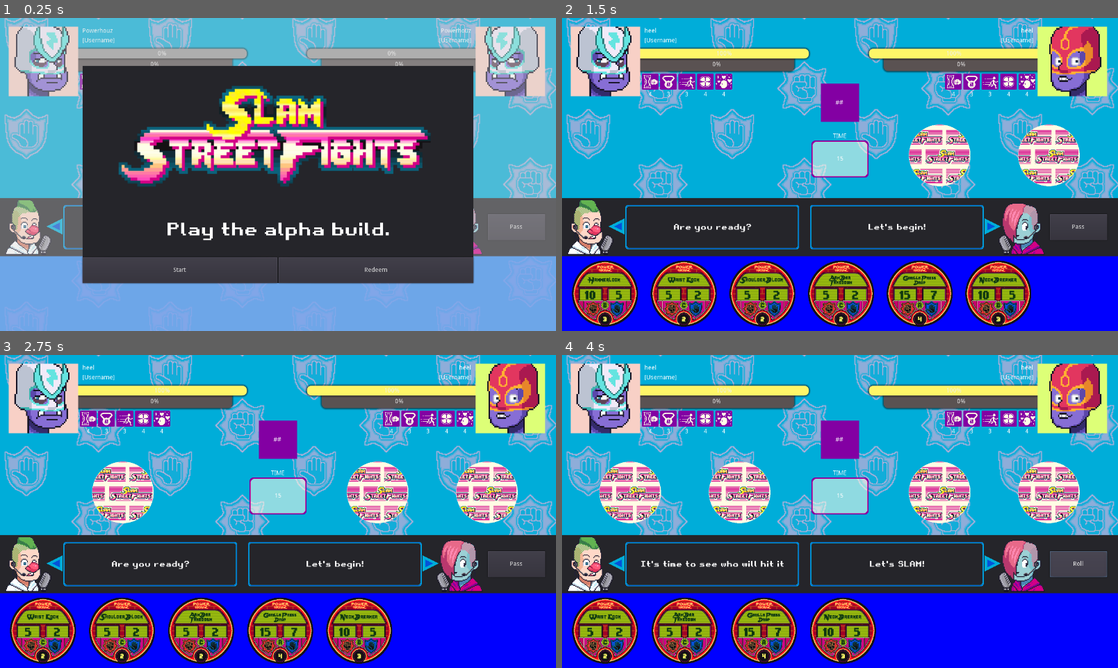
Above: before the commit, frames 1-4 (two rows, left to right).
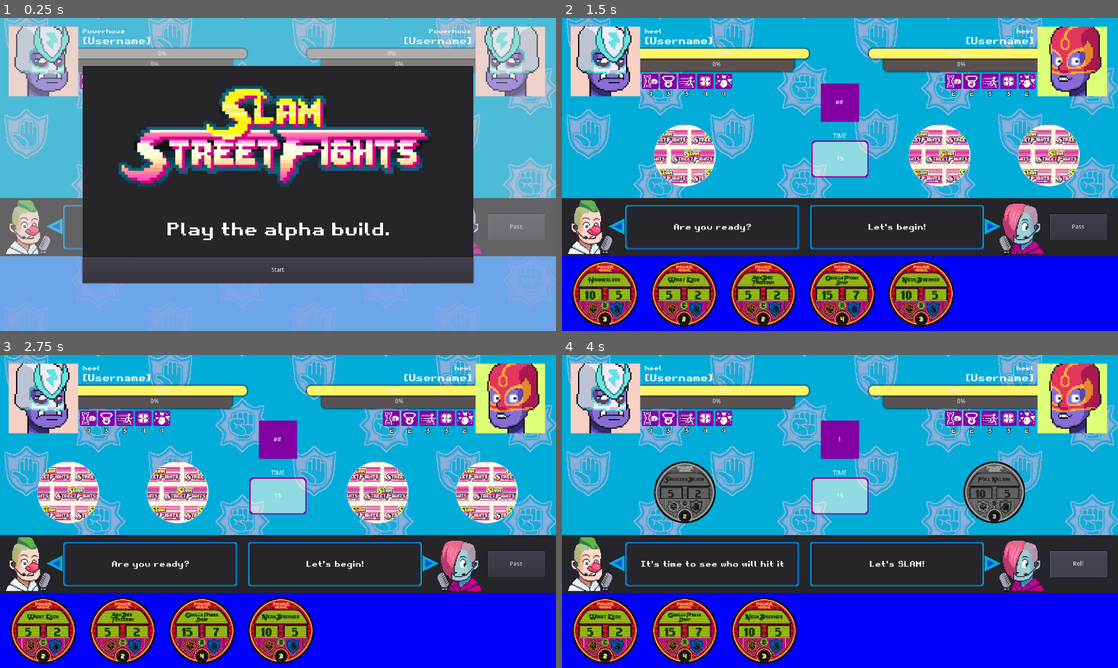
Above: after the commit, the same moments.

Repository: vyersoft/slam
Game: Godot game, scene res://GameBoard.tscn
The game is run twice, just before and just after one commit, with the same random seed, the same clock (stepped at 60 frames per second) and the same inputs.
Inputs (mouse positions are in pixels of both pictures, inside the frame that each line leads up to):
- Up to frame 1 (0.25 s): no input
- Up to frame 2 (1.5 s): click (940, 271) at 0.5 s, where only the run before the commit has a clickable "Redeem"; click (739, 271) at 1.25 s, where only the run before the commit has a clickable "Start"
- Up to frame 3 (2.75 s): click (44, 630) at 2.02 s
- Up to frame 4 (4 s): click (684, 630) at 2.77 s; click "Pass" (after the commit: "Roll") at 3.5 s

The runs differ from the first frame. In frame 1, 0.5% of the frame differs, in the area x 14-85%, y 3-85%; in frame 2, 8.6%; in frame 3, 12%; in frame 4, 14%, in the area x 6-94%, y 3-99%.

Commit message:
Improved UI. plus working replay

Diff:
--- a/GameBoard.tscn
+++ b/GameBoard.tscn
@@ -47,6 +47,21 @@
 corner_radius_bottom_right = 10
 shadow_size = 5
 
+[sub_resource type="DynamicFont" id=12]
+size = 12
+outline_size = 1
+outline_color = Color( 0.0784314, 0.0666667, 0.0784314, 1 )
+font_data = ExtResource( 1 )
+
+[sub_resource type="DynamicFont" id=13]
+size = 22
+outline_color = Color( 0.0784314, 0.0666667, 0.0784314, 1 )
+font_data = ExtResource( 1 )
+
+[sub_resource type="DynamicFont" id=14]
+size = 14
+font_data = ExtResource( 1 )
+
 [sub_resource type="StyleBoxFlat" id=5]
 bg_color = Color( 0.827451, 0, 0.52549, 1 )
 corner_radius_bottom_left = 10
@@ -65,6 +80,10 @@
 corner_radius_top_left = 10
 corner_radius_bottom_left = 10
 shadow_size = 5
+
+[sub_resource type="DynamicFont" id=15]
+size = 14
+font_data = ExtResource( 1 )
 
 [sub_resource type="StyleBoxEmpty" id=9]
 
@@ -273,7 +292,7 @@
 
 [node name="TextureRect" type="TextureRect" parent="Player/Stats/Resilience"]
 margin_right = 38.0
-margin_bottom = 38.0
+margin_bottom = 36.0
 size_flags_horizontal = 3
 size_flags_vertical = 3
 texture = ExtResource( 10 )
@@ -281,11 +300,12 @@
 stretch_mode = 1
 
 [node name="Label" type="Label" parent="Player/Stats/Resilience"]
-margin_top = 42.0
-margin_right = 38.0
-margin_bottom = 56.0
-size_flags_horizontal = 3
-size_flags_vertical = 1
+margin_top = 40.0
+margin_right = 38.0
+margin_bottom = 56.0
+size_flags_horizontal = 3
+size_flags_vertical = 1
+custom_fonts/font = SubResource( 12 )
 text = "1"
 align = 1
 valign = 1
@@ -299,7 +319,7 @@
 
 [node name="TextureRect" type="TextureRect" parent="Player/Stats/Strength"]
 margin_right = 38.0
-margin_bottom = 38.0
+margin_bottom = 36.0
 size_flags_horizontal = 3
 size_flags_vertical = 3
 texture = ExtResource( 12 )
@@ -307,11 +327,12 @@
 stretch_mode = 1
 
 [node name="Label" type="Label" parent="Player/Stats/Strength"]
-margin_top = 42.0
-margin_right = 38.0
-margin_bottom = 56.0
-size_flags_horizontal = 3
-size_flags_vertical = 1
+margin_top = 40.0
+margin_right = 38.0
+margin_bottom = 56.0
+size_flags_horizontal = 3
+size_flags_vertical = 1
+custom_fonts/font = SubResource( 12 )
 text = "1"
 align = 1
 valign = 1
@@ -325,7 +346,7 @@
 
 [node name="TextureRect" type="TextureRect" parent="Player/Stats/Speed"]
 margin_right = 39.0
-margin_bottom = 38.0
+margin_bottom = 36.0
 size_flags_horizontal = 3
 size_flags_vertical = 3
 texture = ExtResource( 11 )
@@ -333,11 +354,12 @@
 stretch_mode = 1
 
 [node name="Label" type="Label" parent="Player/Stats/Speed"]
-margin_top = 42.0
+margin_top = 40.0
 margin_right = 39.0
 margin_bottom = 56.0
 size_flags_horizontal = 3
 size_flags_vertical = 1
+custom_fonts/font = SubResource( 12 )
 text = "1"
 align = 1
 valign = 1
@@ -351,7 +373,7 @@
 
 [node name="TextureRect" type="TextureRect" parent="Player/Stats/X-Factor"]
 margin_right = 38.0
-margin_bottom = 38.0
+margin_bottom = 36.0
 size_flags_horizontal = 3
 size_flags_vertical = 3
 texture = ExtResource( 13 )
@@ -359,11 +381,12 @@
 stretch_mode = 1
 
 [node name="Label" type="Label" parent="Player/Stats/X-Factor"]
-margin_top = 42.0
-margin_right = 38.0
-margin_bottom = 56.0
-size_flags_horizontal = 3
-size_flags_vertical = 1
+margin_top = 40.0
+margin_right = 38.0
+margin_bottom = 56.0
+size_flags_horizontal = 3
+size_flags_vertical = 1
+custom_fonts/font = SubResource( 12 )
 text = "1"
 align = 1
 valign = 1
@@ -377,7 +400,7 @@
 
 [node name="TextureRect" type="TextureRect" parent="Player/Stats/Charisma"]
 margin_right = 39.0
-margin_bottom = 38.0
+margin_bottom = 36.0
 size_flags_horizontal = 3
 size_flags_vertical = 3
 texture = ExtResource( 14 )
@@ -385,11 +408,12 @@
 stretch_mode = 1
 
 [node name="Label" type="Label" parent="Player/Stats/Charisma"]
-margin_top = 42.0
+margin_top = 40.0
 margin_right = 39.0
 margin_bottom = 56.0
 size_flags_horizontal = 3
 size_flags_vertical = 1
+custom_fonts/font = SubResource( 12 )
 text = "1"
 align = 1
 valign = 1
@@ -399,6 +423,7 @@
 margin_top = 36.0
 margin_right = 438.0
 margin_bottom = 68.0
+custom_fonts/font = SubResource( 13 )
 text = "[Username]"
 valign = 1
 
@@ -407,6 +432,7 @@
 margin_top = 20.0
 margin_right = 438.0
 margin_bottom = 40.0
+custom_fonts/font = SubResource( 14 )
 text = "Powerhouz"
 valign = 1
 
@@ -485,7 +511,7 @@
 
 [node name="TextureRect" type="TextureRect" parent="Opponent/Stats/Resilience"]
 margin_right = 38.0
-margin_bottom = 38.0
+margin_bottom = 36.0
 size_flags_horizontal = 3
 size_flags_vertical = 3
 texture = ExtResource( 10 )
@@ -493,11 +519,12 @@
 stretch_mode = 1
 
 [node name="Label" type="Label" parent="Opponent/Stats/Resilience"]
-margin_top = 42.0
-margin_right = 38.0
-margin_bottom = 56.0
-size_flags_horizontal = 3
-size_flags_vertical = 1
+margin_top = 40.0
+margin_right = 38.0
+margin_bottom = 56.0
+size_flags_horizontal = 3
+size_flags_vertical = 1
+custom_fonts/font = SubResource( 12 )
 text = "1"
 align = 1
 valign = 1
@@ -511,7 +538,7 @@
 
 [node name="TextureRect" type="TextureRect" parent="Opponent/Stats/Strength"]
 margin_right = 38.0
-margin_bottom = 38.0
+margin_bottom = 36.0
 size_flags_horizontal = 3
 size_flags_vertical = 3
 texture = ExtResource( 12 )
@@ -519,11 +546,12 @@
 stretch_mode = 1
 
 [node name="Label" type="Label" parent="Opponent/Stats/Strength"]
-margin_top = 42.0
-margin_right = 38.0
-margin_bottom = 56.0
-size_flags_horizontal = 3
-size_flags_vertical = 1
+margin_top = 40.0
+margin_right = 38.0
+margin_bottom = 56.0
+size_flags_horizontal = 3
+size_flags_vertical = 1
+custom_fonts/font = SubResource( 12 )
 text = "1"
 align = 1
 valign = 1
@@ -537,7 +565,7 @@
 
 [node name="TextureRect" type="TextureRect" parent="Opponent/Stats/Speed"]
 margin_right = 39.0
-margin_bottom = 38.0
+margin_bottom = 36.0
 size_flags_horizontal = 3
 size_flags_vertical = 3
 texture = ExtResource( 11 )
@@ -545,11 +573,12 @@
 stretch_mode = 1
 
 [node name="Label" type="Label" parent="Opponent/Stats/Speed"]
-margin_top = 42.0
+margin_top = 40.0
 margin_right = 39.0
 margin_bottom = 56.0
 size_flags_horizontal = 3
 size_flags_vertical = 1
+custom_fonts/font = SubResource( 12 )
 text = "1"
 align = 1
 valign = 1
@@ -563,7 +592,7 @@
 
 [node name="TextureRect" type="TextureRect" parent="Opponent/Stats/X-Factor"]
 margin_right = 38.0
-margin_bottom = 38.0
+margin_bottom = 36.0
 size_flags_horizontal = 3
 size_flags_vertical = 3
 texture = ExtResource( 13 )
@@ -571,11 +600,12 @@
 stretch_mode = 1
 
 [node name="Label" type="Label" parent="Opponent/Stats/X-Factor"]
-margin_top = 42.0
-margin_right = 38.0
-margin_bottom = 56.0
-size_flags_horizontal = 3
-size_flags_vertical = 1
+margin_top = 40.0
+margin_right = 38.0
+margin_bottom = 56.0
+size_flags_horizontal = 3
+size_flags_vertical = 1
+custom_fonts/font = SubResource( 12 )
 text = "1"
 align = 1
 valign = 1
@@ -589,7 +619,7 @@
 
 [node name="TextureRect" type="TextureRect" parent="Opponent/Stats/Charisma"]
 margin_right = 39.0
-margin_bottom = 38.0
+margin_bottom = 36.0
 size_flags_horizontal = 3
 size_flags_vertical = 3
 texture = ExtResource( 14 )
@@ -597,11 +627,12 @@
 stretch_mode = 1
 
 [node name="Label" type="Label" parent="Opponent/Stats/Charisma"]
-margin_top = 42.0
+margin_top = 40.0
 margin_right = 39.0
 margin_bottom = 56.0
 size_flags_horizontal = 3
 size_flags_vertical = 1
+custom_fonts/font = SubResource( 12 )
 text = "1"
 align = 1
 valign = 1
@@ -611,6 +642,7 @@
 margin_top = 36.0
 margin_right = 1085.0
 margin_bottom = 68.0
+custom_fonts/font = SubResource( 13 )
 text = "[Username]"
 align = 2
 valign = 1
@@ -620,6 +652,7 @@
 margin_top = 20.0
 margin_right = 1085.0
 margin_bottom = 40.0
+custom_fonts/font = SubResource( 15 )
 text = "Powerhouz"
 align = 2
 valign = 1
--- a/game_manager.gd
+++ b/game_manager.gd
@@ -357,9 +357,17 @@
 	var hud_cha = game_board.get_node(user + '/Stats/Charisma/Label')
 	var hud_ali = game_board.get_node(user + '/Alignment')
 
-	hud_res.text = str(resilience)
-	hud_str.text = str(strength)
-	hud_spe.text = str(speed)
-	hud_x.text = str(x_factor)
-	hud_cha.text = str(charisma)
-	hud_ali.text = alignment
+	if user == "Player":
+		hud_res.text = str(resilience)
+		hud_str.text = str(strength)
+		hud_spe.text = str(speed)
+		hud_x.text = str(x_factor)
+		hud_cha.text = str(charisma)
+		hud_ali.text = alignment
+	else:
+		hud_res.text = str(slam_AI.resilience)
+		hud_str.text = str(slam_AI.strength)
+		hud_spe.text = str(slam_AI.speed)
+		hud_x.text = str(slam_AI.x_factor)
+		hud_cha.text = str(slam_AI.charisma)
+		hud_ali.text = slam_AI.alignment
--- a/pop_up.tscn
+++ b/pop_up.tscn
@@ -59,15 +59,8 @@
 size_flags_horizontal = 3
 
 [node name="StartButton" type="Button" parent="CenterContainer/Panel/VBoxContainer/HBoxContainer"]
-margin_right = 448.0
+margin_right = 900.0
 margin_bottom = 60.0
 rect_min_size = Vector2( 0, 60 )
 size_flags_horizontal = 3
 text = "Start"
-
-[node name="RedeemButton" type="Button" parent="CenterContainer/Panel/VBoxContainer/HBoxContainer"]
-margin_left = 452.0
-margin_right = 900.0
-margin_bottom = 60.0
-size_flags_horizontal = 3
-text = "Redeem"
Not shown: 1 places in GameBoard.tscn that only renumber resources
